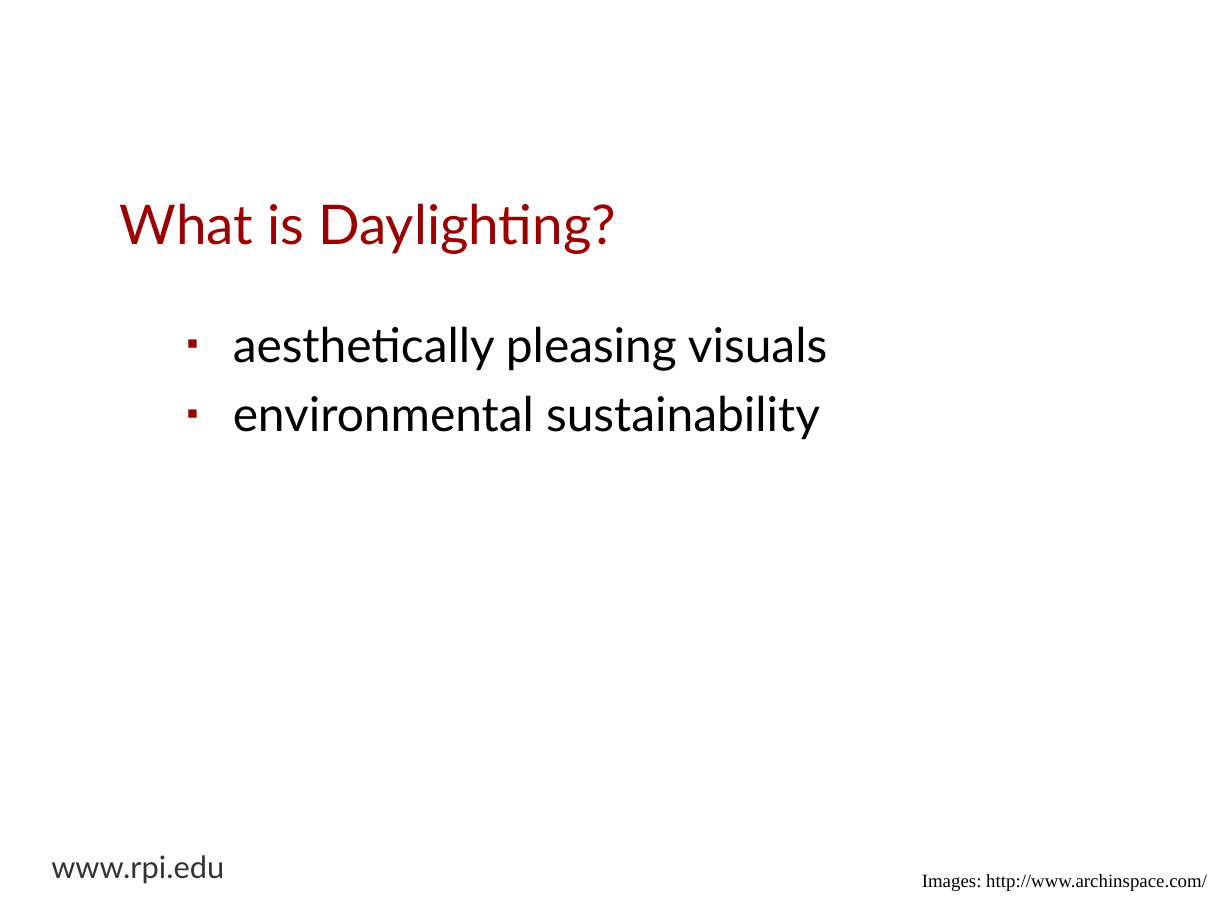
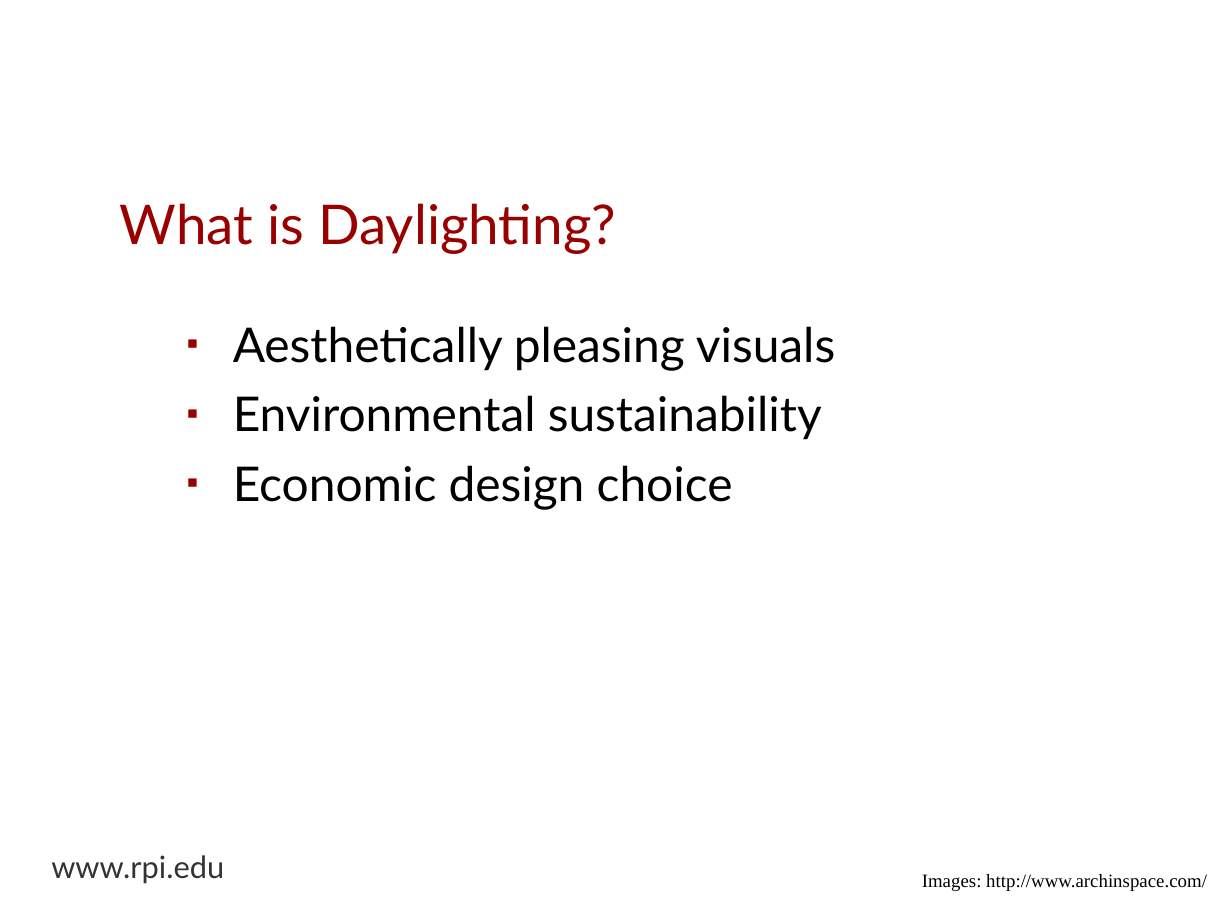
Before and after one commit to espinm2/master_presentation, a slide deck: slide 4 of max_espinoza.odp. Drawn at 1232x924 pixels with LibreOffice and Linux fonts; fonts in the diff are those of the drawing; background and template pictures are left out. Boxes give left, top, right and bottom in pixels: in the first picture for what was removed or moved away, otherwise in the second. Text is boxed around its words. In the diff, an @@ line names an element or a change of style, - is before the commit and + after.

```diff
--- a/max_espinoza.odp
+++ b/max_espinoza.odp
@@ text at (233,326,835,510): text changed @@
-▪ aesthetically pleasing visuals
-▪ environmental sustainability
+▪ Aesthetically pleasing visuals
+▪ Environmental sustainability
+▪ Economic design choice
```
Also in this commit, not shown: 1 other slide changed, 5 slides added, 3 slides removed, 1 other file.
